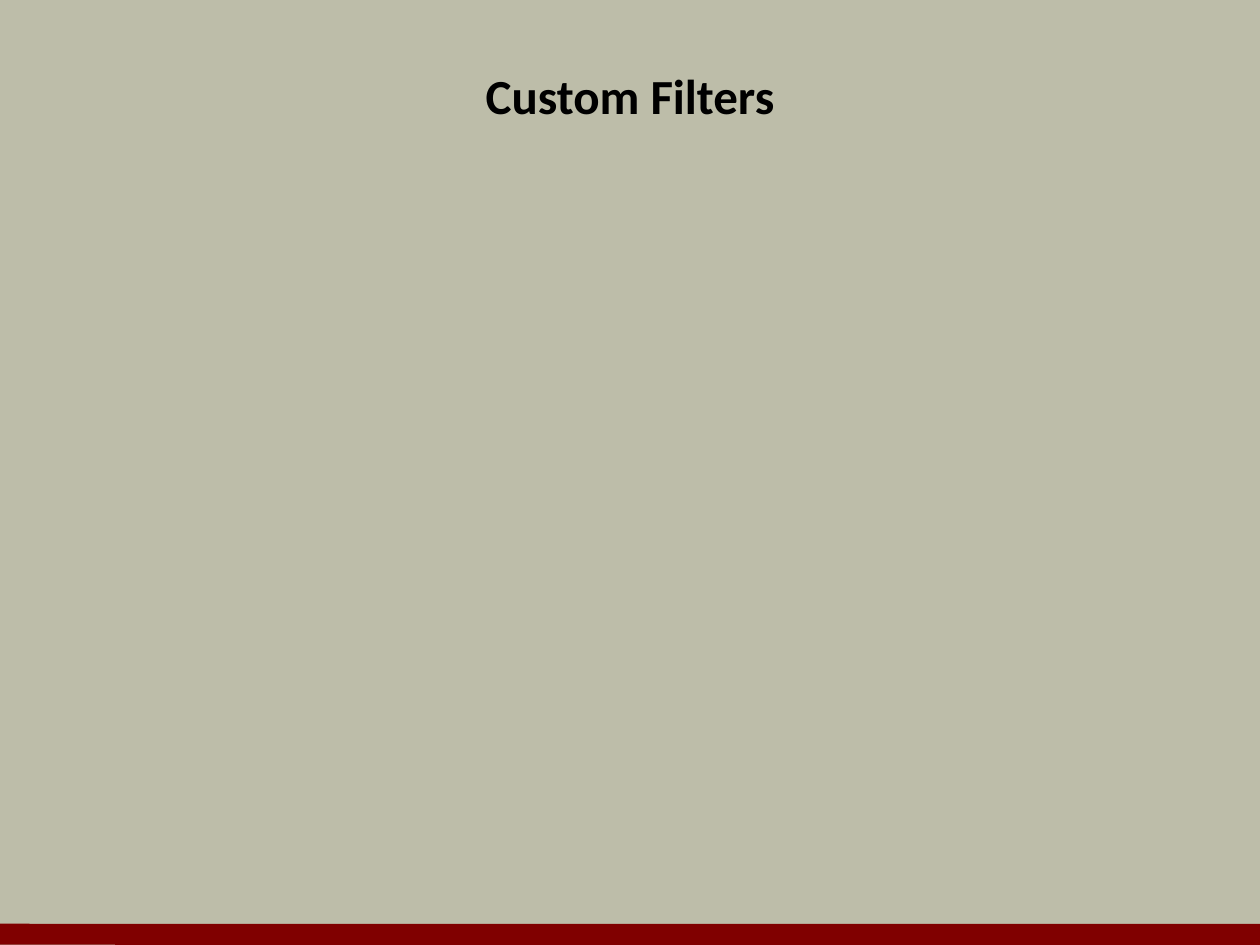
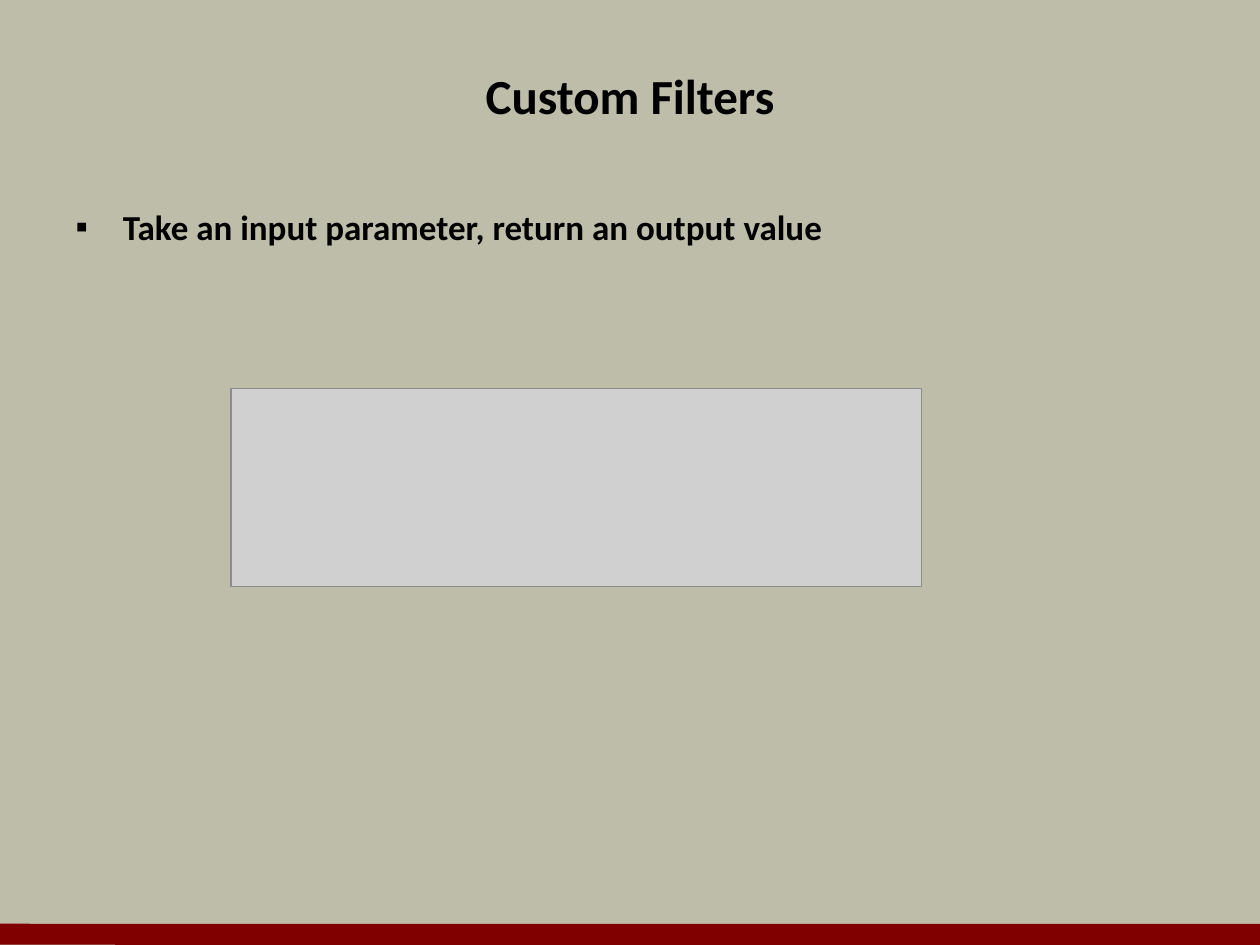
Before and after one commit to OdeToCode/classes, a slide deck: slide 16 of angularjs/slides/03_Views.pptx (slide 11 before the commit). Drawn at 1260x945 pixels with LibreOffice and Linux fonts; fonts in the diff are those of the drawing; grey boxes stand for pictures; background and template pictures are left out. Boxes give left, top, right and bottom in pixels: in the first picture for what was removed or moved away, otherwise in the second. Text is boxed around its words. In the diff, an @@ line names an element or a change of style, - is before the commit and + after.

```diff
--- a/angularjs/slides/03_Views.pptx
+++ b/angularjs/slides/03_Views.pptx
@@ text added at box(123, 215, 822, 246), 20 pt, text #000000, bold @@
+▪ Take an input parameter, return an output value
@@ picture added at box(231, 388, 921, 586) @@
```
Also in this commit, not shown: 8 other slides changed, 12 slides added, 6 slides removed, 31 other files.
